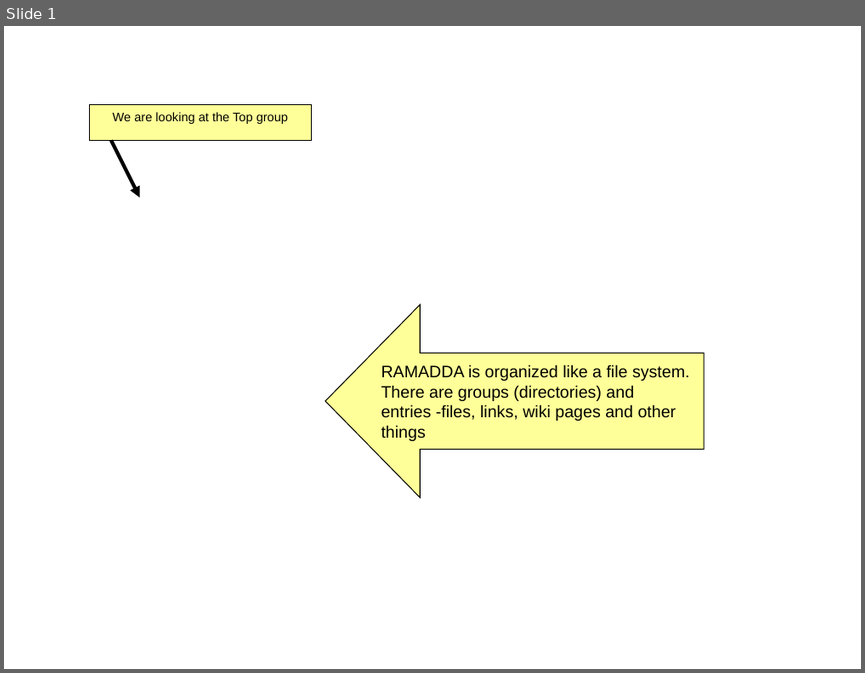
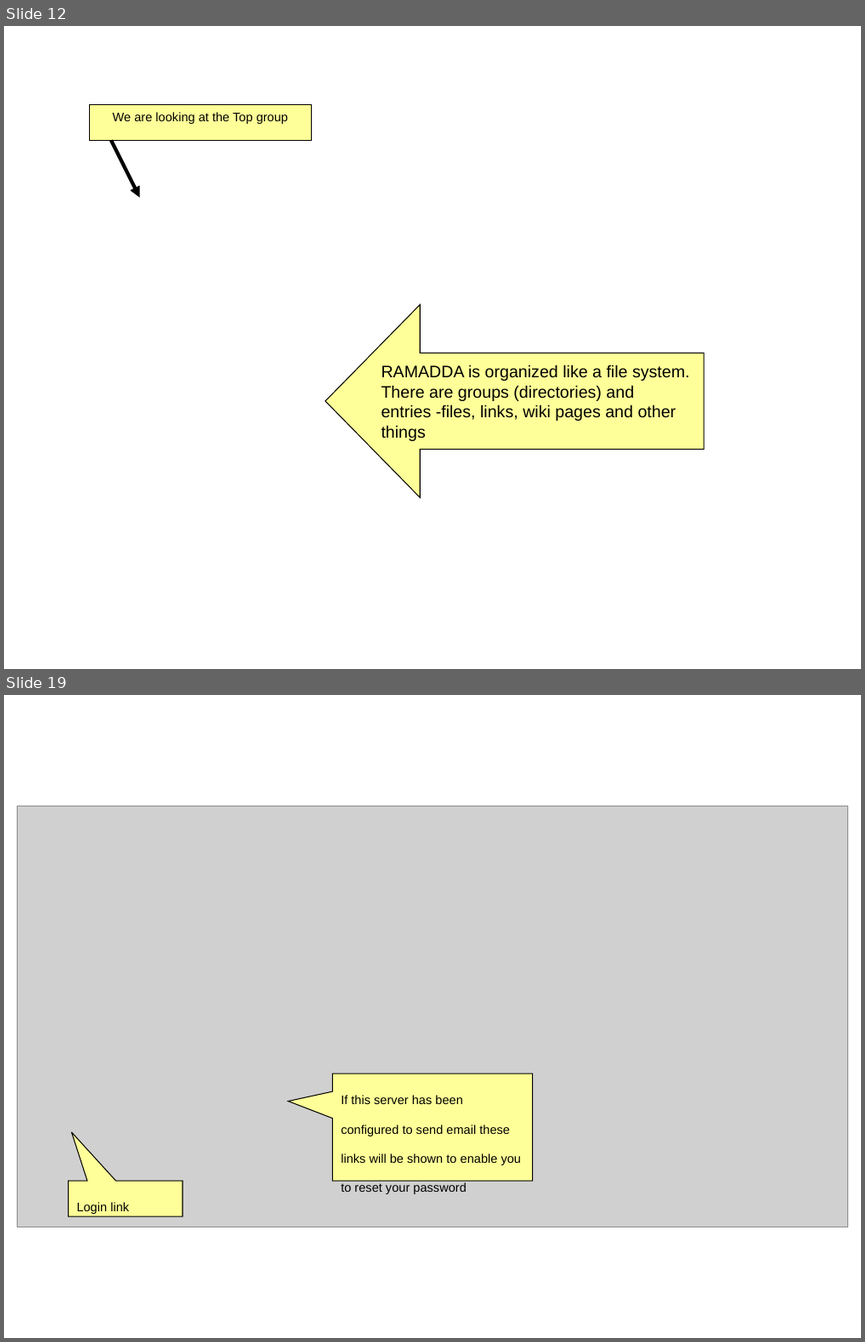
Before and after one commit to Unidata/IDV, a slide deck: ucar/unidata/repository/docs/userguide/content/overview.ppt. Shown one above the other, each under a label of ours: slide 1 before the commit, slides 12 and 19 after it; the slides between them are not shown. The pictures are 865x673 and 865x1342 pixels, drawn with LibreOffice and Linux fonts; fonts in the diff are those of the drawing; grey boxes stand for pictures; background and template pictures are left out. Boxes give left, top, right and bottom in pixels: in the first picture for what was removed or moved away, otherwise in the second. Text is boxed around its words. In the diff, an @@ line names an element or a change of style, - is before the commit and + after.

```diff
--- a/ucar/unidata/repository/docs/userguide/content/overview.ppt
+++ b/ucar/unidata/repository/docs/userguide/content/overview.ppt
@@ slide 19 added at (4, 695, 861, 1338), background #FFFFFF @@
@@ picture added at (18, 806, 848, 1227) @@
@@ speech box added at (332, 1074, 532, 1181), fill #FFFF99, outline #000000 0.74 pt, 18 pt, text #000000 @@
+If this server has been configured to send email these links will be shown to enable you to reset your password
@@ speech box added at (69, 1181, 182, 1217), fill #FFFF99, outline #000000 0.74 pt, 18 pt, text #000000 @@
+Login link
@@ what was slide 1 is now slide 12 @@
```
Also in this commit, not shown: 10 other slides added, 3 other files.
